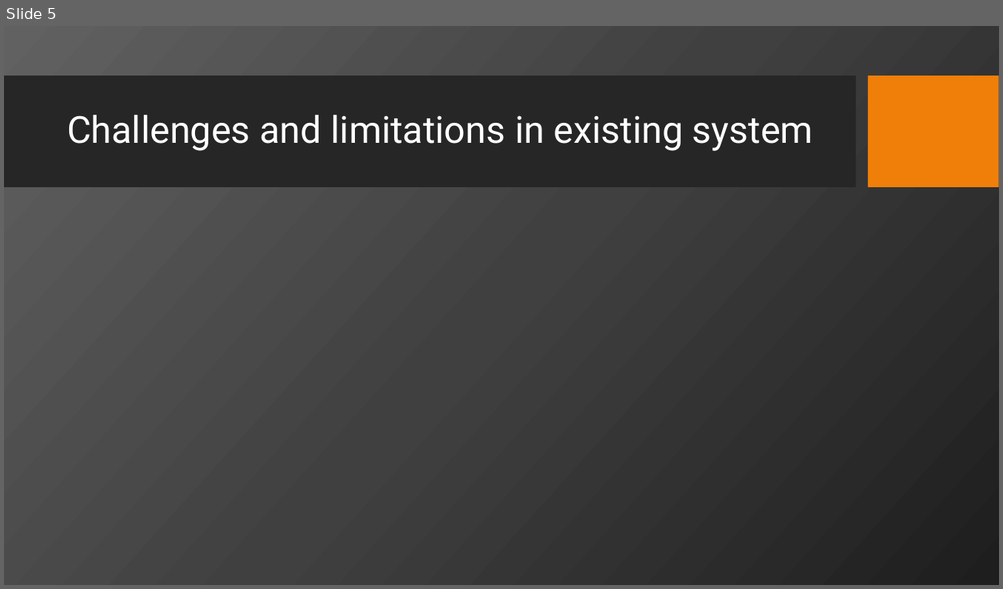
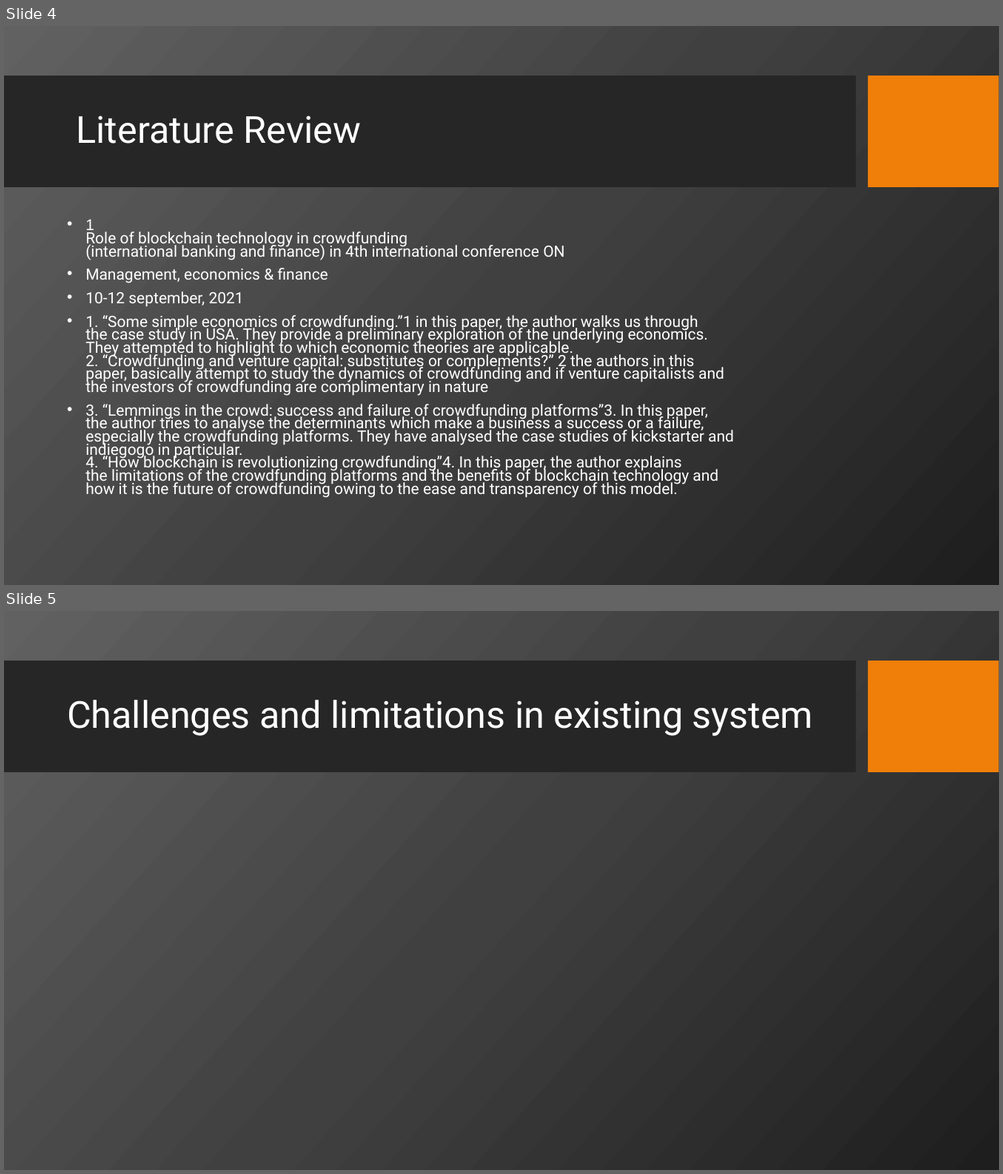
Before and after one commit to raghu-raj23/RajyaMudra, a slide deck: Major_Project_Review_1.pptx. Shown one above the other, each under a label of ours: slide 5 before the commit, slides 4 and 5 after it. The pictures are 1003x589 and 1003x1174 pixels, drawn with LibreOffice and Linux fonts; fonts in the diff are those of the drawing; background and template pictures are left out. Boxes give left, top, right and bottom in pixels: in the first picture for what was removed or moved away, otherwise in the second. Text is boxed around its words. In the diff, an @@ line names an element or a change of style, - is before the commit and + after.

Commit message:
intro, motivation, literature survey

```diff
--- a/Major_Project_Review_1.pptx
+++ b/Major_Project_Review_1.pptx
@@ slide 4 added at (x1=4, y1=26, x2=999, y2=585), background picture (left out); not listed: 2 template elements that a slide beside it also shows @@
@@ title added at (x1=77, y1=116, x2=361, y2=144), 36 pt, text #FFFFFF @@
+Literature Review
@@ text added at (x1=85, y1=219, x2=734, y2=498), 15 pt, text #FFFFFF @@
+• 1
+  Role of blockchain technology in crowdfunding
+  (international banking and finance) in 4th international conference ON
+• Management, economics & finance
+• 10-12 september, 2021
+• 1. “Some simple economics of crowdfunding.”1 in this paper, the author walks us through
+  the case study in USA. They provide a preliminary exploration of the underlying economics.
+  They attempted to highlight to which economic theories are applicable.
+  2. “Crowdfunding and venture capital: substitutes or complements?” 2 the authors in this
+  paper, basically attempt to study the dynamics of crowdfunding and if venture capitalists and
+  the investors of crowdfunding are complimentary in nature
+• 3. “Lemmings in the crowd: success and failure of crowdfunding platforms”3. In this paper,
+  the author tries to analyse the determinants which make a business a success or a failure,
+  especially the crowdfunding platforms. They have analysed the case studies of kickstarter and
+  indiegogo in particular.
+  4. “How blockchain is revolutionizing crowdfunding”4. In this paper, the author explains
+  the limitations of the crowdfunding platforms and the benefits of blockchain technology and
+  how it is the future of crowdfunding owing to the ease and transparency of this model.
```
Also in this commit, not shown: 1 slide changed, 2 other slides added, 3 slides removed.
